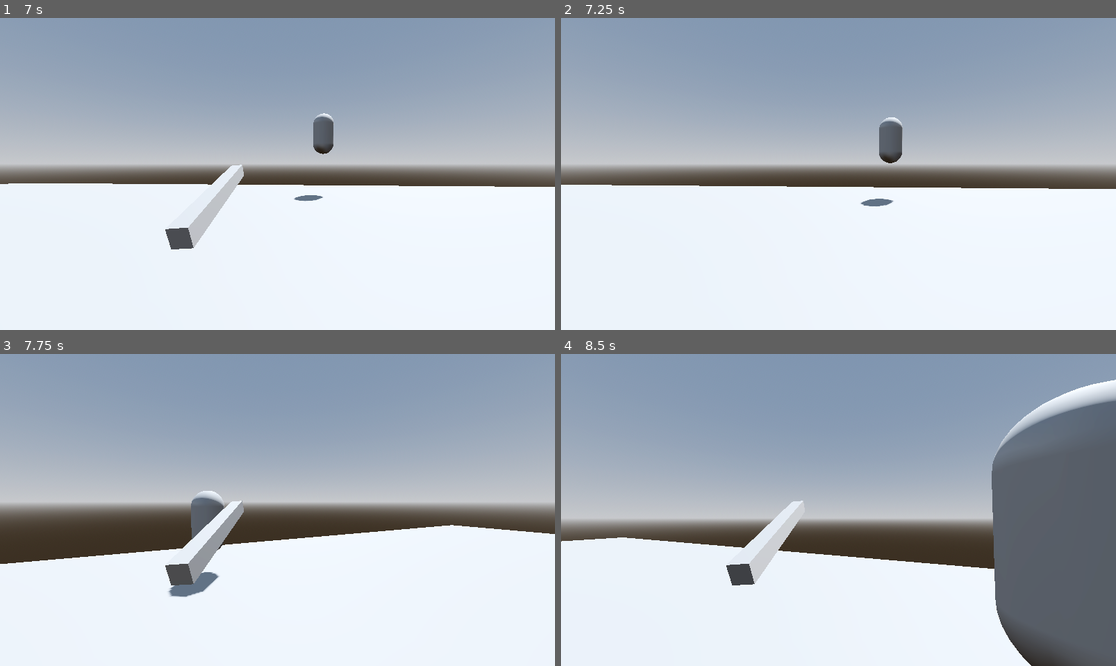
Above: before the commit, frames 1-4 (two rows, left to right).
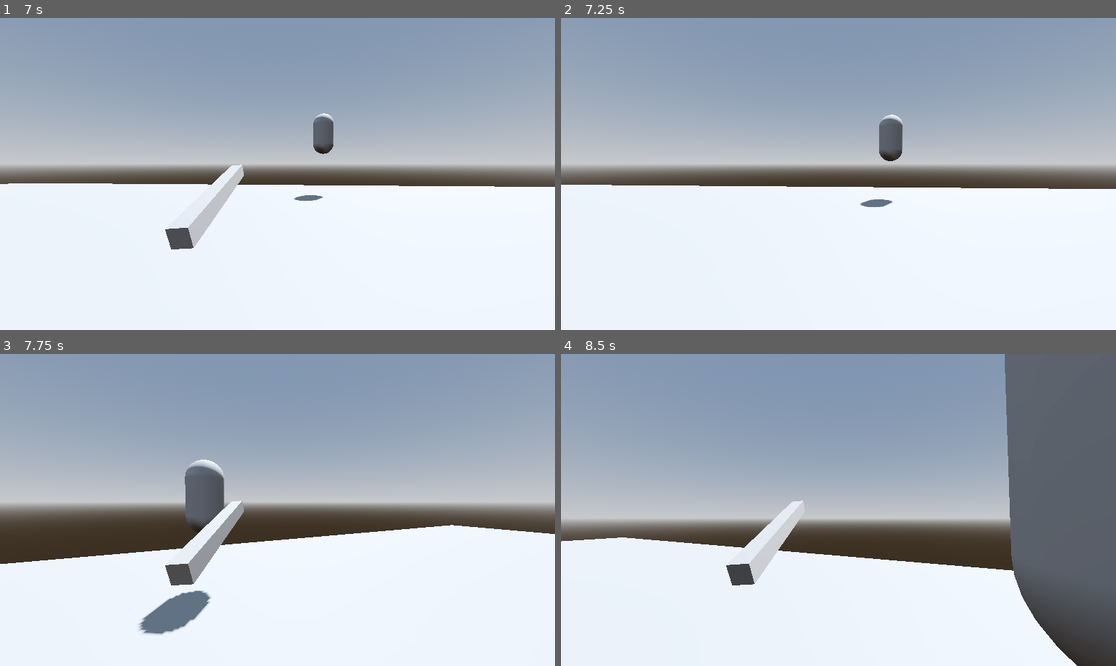
Above: after the commit, the same moments.

Repository: pobertt/Bigmode-Game-Jam-2025
Game: Godot game, scene res://Enemy/enemy_test_world.tscn
The game is run twice, just before and just after one commit, with the same random seed, the same clock (stepped at 60 frames per second) and the same inputs. This scene is started directly instead of the project's main scene.
Inputs (mouse positions are in pixels of both pictures, inside the frame that each line leads up to):
- Up to frame 1 (7 s): tap Enter (ui_accept) at 0.5, 0.77, 1.52, 3.02, 3.77, 4.52, 6.02, 6.77 s; move the mouse to (271, 180) at 0.52 s; hold W (forward) 0.53-2.78 s; click (271, 180) at 0.6 s; move the mouse to (316, 177) at 1.27 s; click (316, 177) at 1.35 s; move the mouse to (233, 170) at 2.02 s; click (233, 170) at 2.1 s; move the mouse to (283, 174) at 2.77 s; hold A (left) 2.78-3.53 s; click (283, 174) at 2.85 s; move the mouse to (255, 167) at 3.52 s; hold W (forward) 3.53-5.78 s; click (255, 167) at 3.6 s; move the mouse to (305, 174) at 4.27 s; click (305, 174) at 4.35 s; move the mouse to (249, 174) at 5.02 s; click (249, 174) at 5.1 s; move the mouse to (288, 167) at 5.77 s; hold D (right) 5.78-6.53 s; click (288, 167) at 5.85 s; move the mouse to (271, 180) at 6.52 s; hold W (forward) from 6.53 s (still down); click (271, 180) at 6.6 s
- Up to frame 2 (7.25 s): keep holding W (forward)
- Up to frame 3 (7.75 s): keep holding W (forward); move the mouse to (316, 513) at 7.27 s; click (316, 513) at 7.35 s; tap Enter (ui_accept) at 7.52 s
- Up to frame 4 (8.5 s): keep holding W (forward); move the mouse to (794, 506) at 8.02 s; click (794, 506) at 8.1 s

Frame 1 is identical in both runs. In frame 2, 0.2% of the frame differs, in the area x 53-62%, y 30-61%; in frame 3, 2.3%; in frame 4, 9.0%, in the area x 77-100%, y 0-100%.

Commit message:
attempting random movement

Diff:
--- a/bigmodegamejam2025/Enemy/enemy.gd
+++ b/bigmodegamejam2025/Enemy/enemy.gd
@@ -5,7 +5,7 @@
 @onready var VisionRef = $VisionArea
 @onready var RayCast = $VisionRayCast
 @onready var AggroTimer = $AggroTimer
-
+@onready var randomPos = Vector3(randf_range(-20, 20), position.y,randf_range(-20, 20))
 var PlayerRef
 
 const SPEED = 2.0
@@ -38,6 +38,8 @@
 #set next target position
 func target_position(target):
 	navref.target_position = target
+	navref.target_desired_distance = 2.0
+	navref.path_desired_distance = 2.0
 
 #every time the timer elapses
 func _on_vision_timer_timeout():
@@ -62,6 +64,7 @@
 		else:
 			pass
 		print("StillFollowing")
+
 
 
 #manage enemy line of sight
@@ -102,3 +105,9 @@
 func _on_aggro_timer_timeout() -> void:
 	PlayerRef = null
 	print("StopFollowing")
+
+
+func _on_navigation_agent_3d_target_reached() -> void:
+	if navref.target_position == null:
+		target_position(randomPos)
+		print("Got random location")
--- a/bigmodegamejam2025/Enemy/enemy.tscn
+++ b/bigmodegamejam2025/Enemy/enemy.tscn
@@ -46,5 +46,6 @@
 wait_time = 4.0
 one_shot = true
 
+[connection signal="target_reached" from="NavigationAgent3D" to="." method="_on_navigation_agent_3d_target_reached"]
 [connection signal="timeout" from="VisionTimer" to="." method="_on_vision_timer_timeout"]
 [connection signal="timeout" from="AggroTimer" to="." method="_on_aggro_timer_timeout"]
